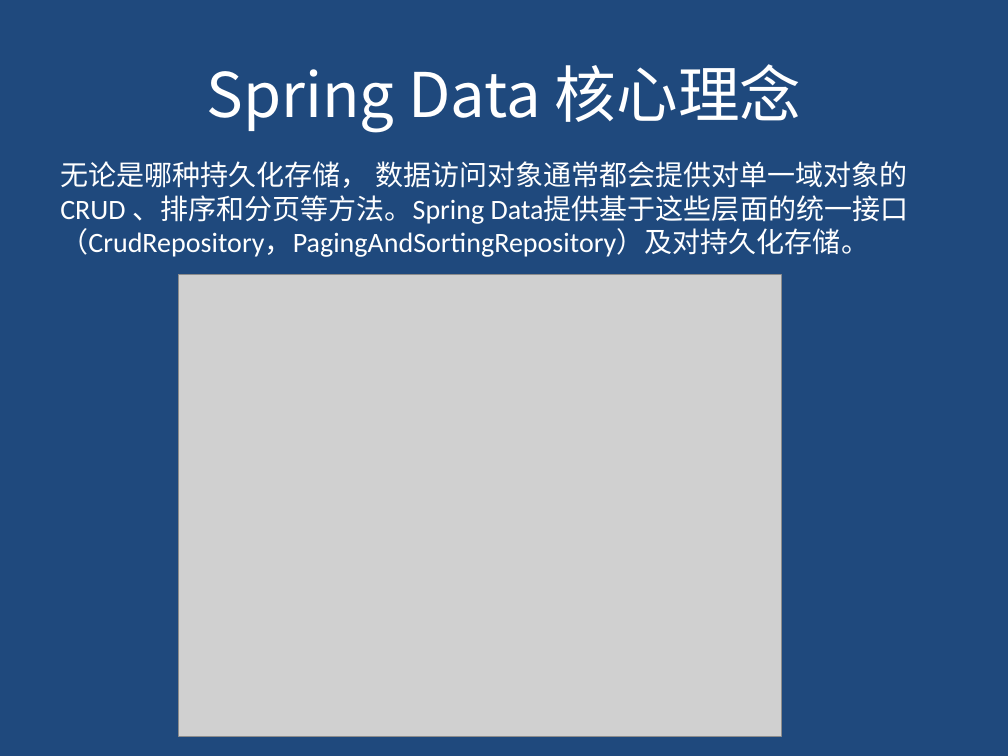
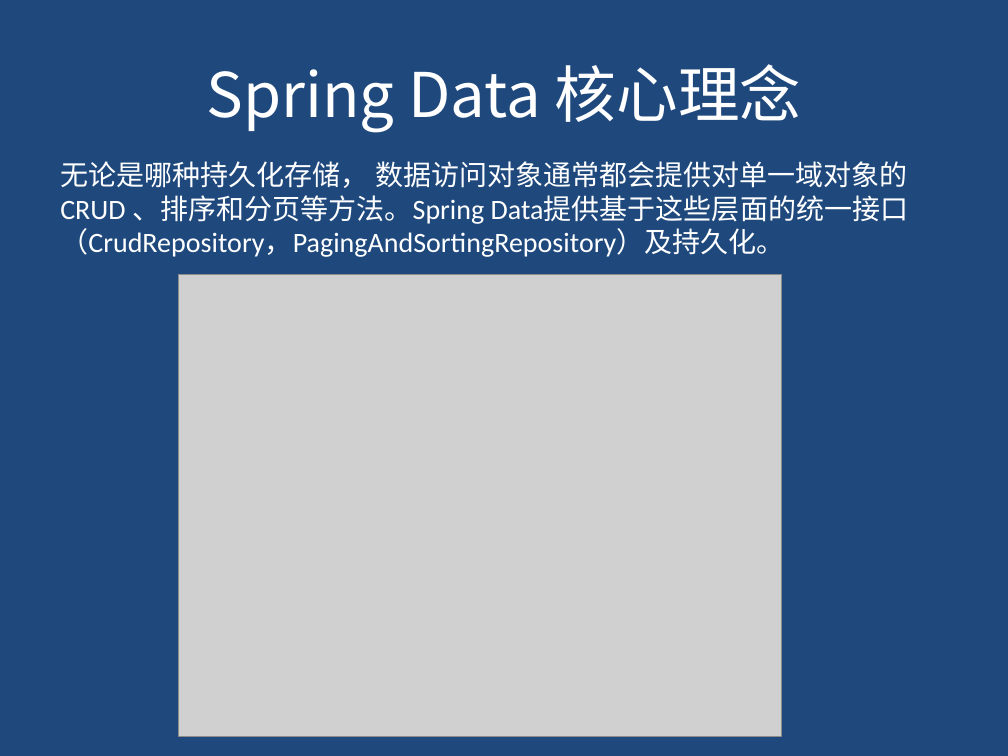
Before and after one commit to gudaoxuri/OpenTrains, a slide deck: slide 6 of Spring Data/PPT/Spring Data 入门.pptx. Drawn at 1008x756 pixels with LibreOffice and Linux fonts; fonts in the diff are those of the drawing; grey boxes stand for pictures. Boxes give left, top, right and bottom in pixels: in the first picture for what was removed or moved away, otherwise in the second. Text is boxed around its words. In the diff, an @@ line names an element or a change of style, - is before the commit and + after.

```diff
--- a/Spring Data/PPT/Spring Data 入门.pptx
+++ b/Spring Data/PPT/Spring Data 入门.pptx
@@ text at <box>60,161,909,257</box>: text changed @@
-无论是哪种持久化存储， 数据访问对象通常都会提供对单一域对象的CRUD 、排序和分页等方法。Spring Data提供基于这些层面的统一接口（CrudRepository，PagingAndSortingRepository）及对持久化存储。
+无论是哪种持久化存储， 数据访问对象通常都会提供对单一域对象的CRUD 、排序和分页等方法。Spring Data提供基于这些层面的统一接口（CrudRepository，PagingAndSortingRepository）及持久化。
```
Also in this commit, not shown: 3 other slides changed, 6 other files.
